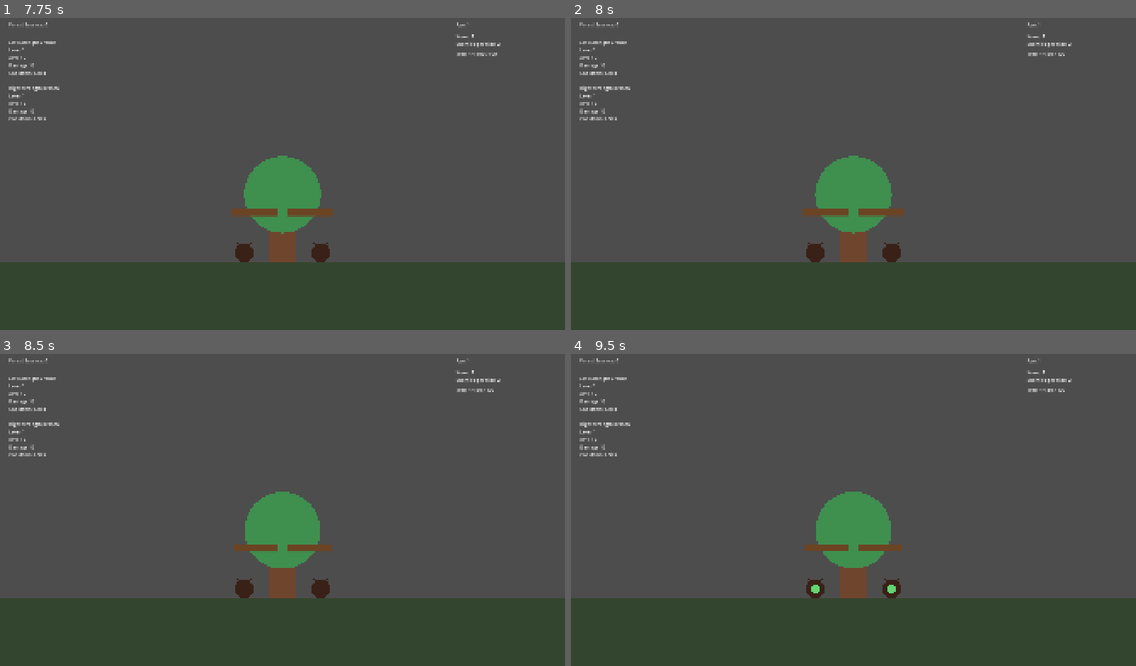
Above: before the commit, frames 1-4 (two rows, left to right).
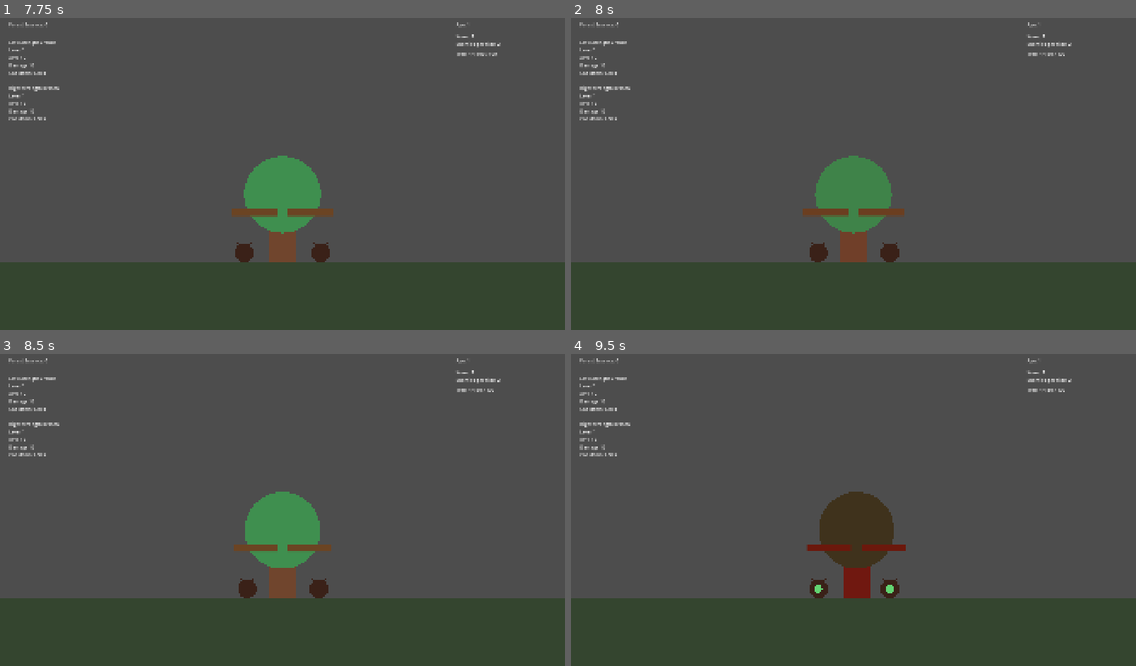
Above: after the commit, the same moments.

Repository: Triggggie/tree-guardian
Game: Godot game, scene res://scenes/main_world.tscn
Two runs of this game, one before a commit and one after it. Both use one fixed random seed, a clock stepped at 60 frames per second and the inputs below.
Inputs:
- Up to frame 1 (7.75 s): no input
- Up to frame 2 (8 s): no input
- Up to frame 3 (8.5 s): no input
- Up to frame 4 (9.5 s): tap Enter at 8.75 s

Frame 1 is identical in both runs. In frame 2, 0.1% of the frame differs, in the area x 41-59%, y 71-79%; in frame 3, 0.1%; in frame 4, 3.5%, in the area x 41-60%, y 44-79%.

Commit message:
Add tree damage feedback

Diff:
--- a/scripts/tree.gd
+++ b/scripts/tree.gd
@@ -1,43 +1,62 @@
 extends Node2D
+
 
 signal forest_essence_changed(new_amount: int)
 signal age_changed(new_age: int)
+
 signal health_changed(
 	current_health: float,
 	maximum_health: float
 )
 
 signal died
-var forest_essence: int = 0
-var age: int = 1
+
 
 @export_category("Health")
 @export var max_health: float = 100.0
 
+@export_category("Idle Animation")
 @export_range(0.0, 0.1, 0.001)
 var idle_scale_amount: float = 0.015
 
 @export_range(0.1, 5.0, 0.1)
 var idle_speed: float = 1.2
 
+@export_category("Damage Feedback")
+@export var damage_flash_duration: float = 0.08
+@export var damage_shake_distance: float = 12.0
+@export var damage_shake_duration: float = 0.05
+
+
+var forest_essence: int = 0
+var age: int = 1
+
 var idle_time: float = 0.0
 var current_health: float
 var is_dead: bool = false
 
+var resting_position: Vector2
+var damage_tween: Tween
+
+
 func _ready() -> void:
 	add_to_group("tree")
 
+	resting_position = position
+
 	current_health = max_health
-	health_changed.emit(current_health, max_health)
+	health_changed.emit(
+		current_health,
+		max_health
+	)
 
-func add_forest_essence(amount: int) -> void:
-	forest_essence += amount
-	forest_essence_changed.emit(forest_essence)
 
 func _process(delta: float) -> void:
 	idle_time += delta * idle_speed
 
-	var breath: float = sin(idle_time) * idle_scale_amount
+	var breath: float = (
+		sin(idle_time) * idle_scale_amount
+	)
 
 	scale = Vector2(
 		1.0 + breath,
@@ -58,6 +77,16 @@
 		130,
 		Color("3f8f4f")
 	)
+
+
+func add_forest_essence(amount: int) -> void:
+	if amount <= 0:
+		return
+
+	forest_essence += amount
+	forest_essence_changed.emit(forest_essence)
+
+
 func add_age(amount: int) -> void:
 	if amount <= 0:
 		return
@@ -66,6 +95,7 @@
 	age_changed.emit(age)
 
 	print("Strom dosáhl věku ", age)
+
 
 func take_damage(amount: float) -> void:
 	if is_dead:
@@ -84,6 +114,8 @@
 		max_health
 	)
 
+	play_damage_feedback()
+
 	print(
 		"Strom dostal ",
 		amount,
@@ -97,6 +129,61 @@
 		die()
 
 
+func play_damage_feedback() -> void:
+	if is_instance_valid(damage_tween):
+		damage_tween.kill()
+
+	position = resting_position
+	modulate = Color.WHITE
+
+	damage_tween = create_tween()
+
+	damage_tween.set_parallel(true)
+
+	damage_tween.tween_property(
+		self,
+		"modulate",
+		Color(1.0, 0.35, 0.35, 1.0),
+		damage_flash_duration
+	)
+
+	damage_tween.tween_property(
+		self,
+		"position",
+		resting_position + Vector2(
+			damage_shake_distance,
+			0.0
+		),
+		damage_shake_duration
+	)
+
+	damage_tween.set_parallel(false)
+
+	damage_tween.tween_property(
+		self,
+		"position",
+		resting_position - Vector2(
+			damage_shake_distance,
+			0.0
+		),
+		damage_shake_duration
+	)
+
+	damage_tween.tween_property(
+		self,
+		"position",
+		resting_position,
+		damage_shake_duration
+	)
+
+	damage_tween.tween_property(
+		self,
+		"modulate",
+		Color.WHITE,
+		damage_flash_duration
+	)
+
+
 func die() -> void:
 	if is_dead:
 		return
